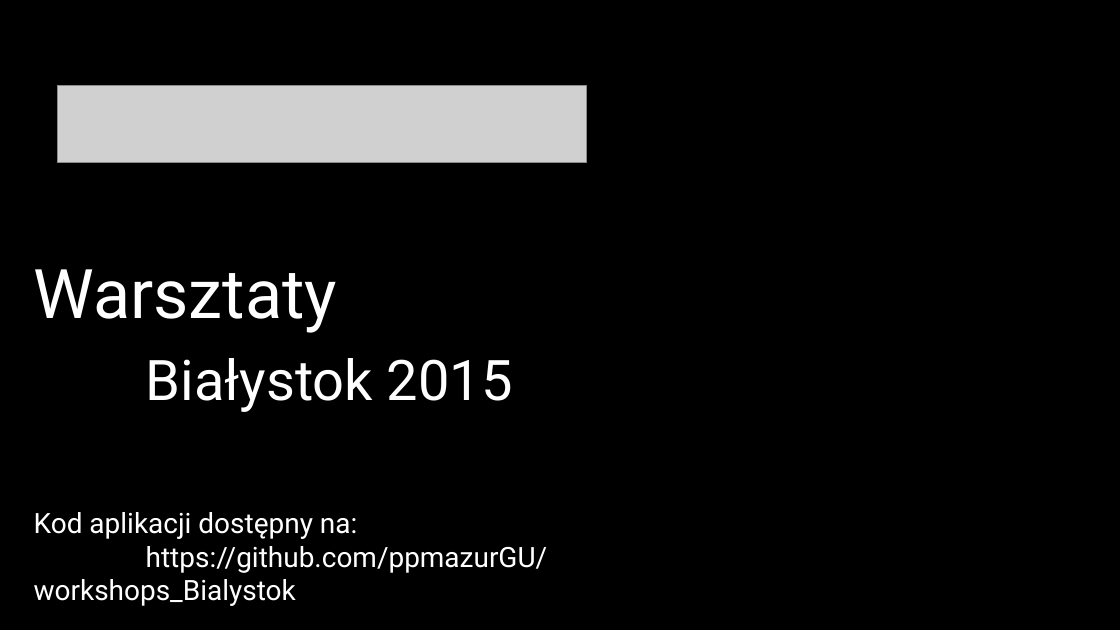
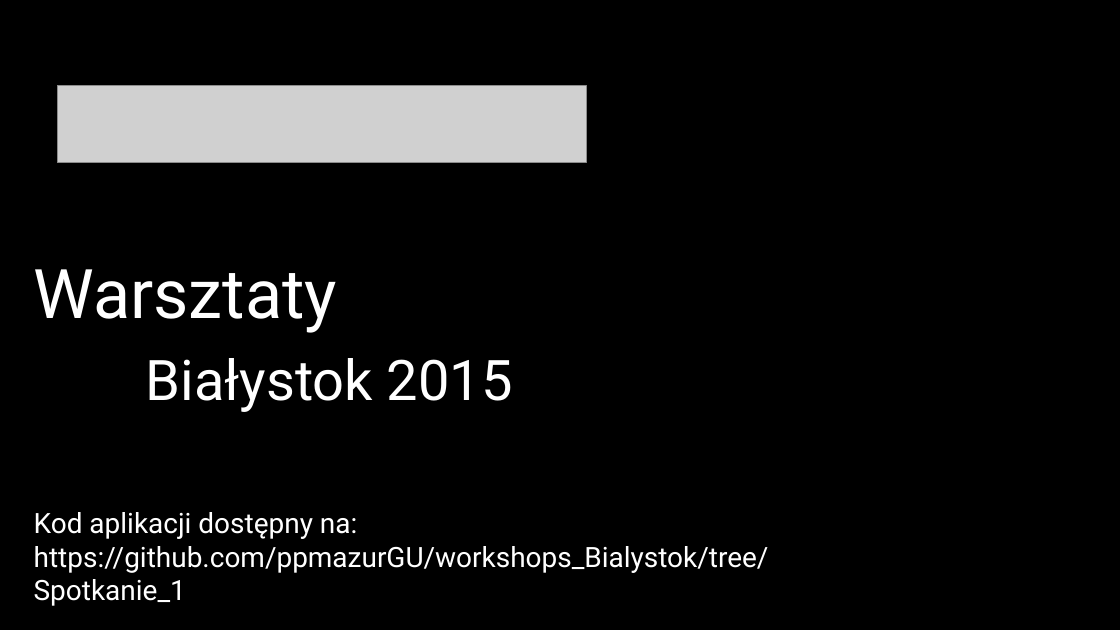
Before and after one commit to ppmazurGU/workshops_Bialystok, a slide deck: slide 12 of docs/Workshops_BS01.pptx. Drawn at 1120x630 pixels with LibreOffice and Linux fonts; fonts in the diff are those of the drawing; grey boxes stand for pictures; background and template pictures are left out. Boxes give left, top, right and bottom in pixels: in the first picture for what was removed or moved away, otherwise in the second. Text is boxed around its words. In the diff, an @@ line names an element or a change of style, - is before the commit and + after.

Commit message:
Zmieniono adress do pobeirania kodu.

```diff
--- a/docs/Workshops_BS01.pptx
+++ b/docs/Workshops_BS01.pptx
@@ text at box(34, 546, 769, 606): text changed @@
-https://github.com/ppmazurGU/workshops_Bialystok
+https://github.com/ppmazurGU/workshops_Bialystok/tree/Spotkanie_1
```
